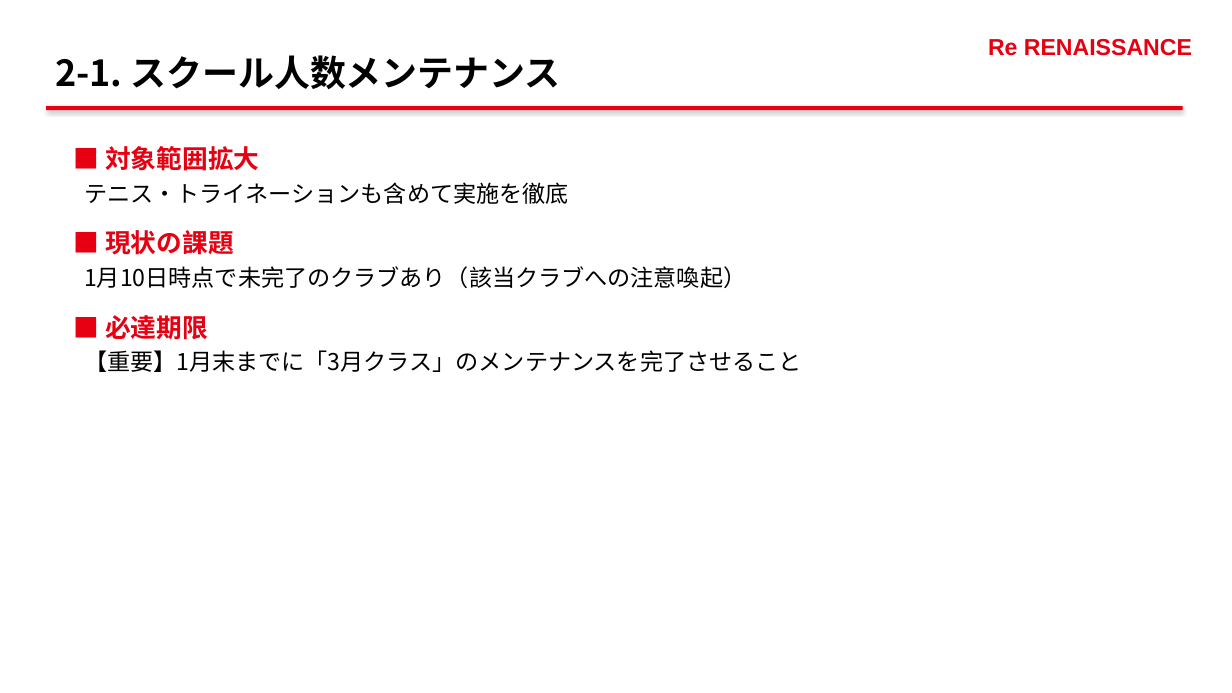
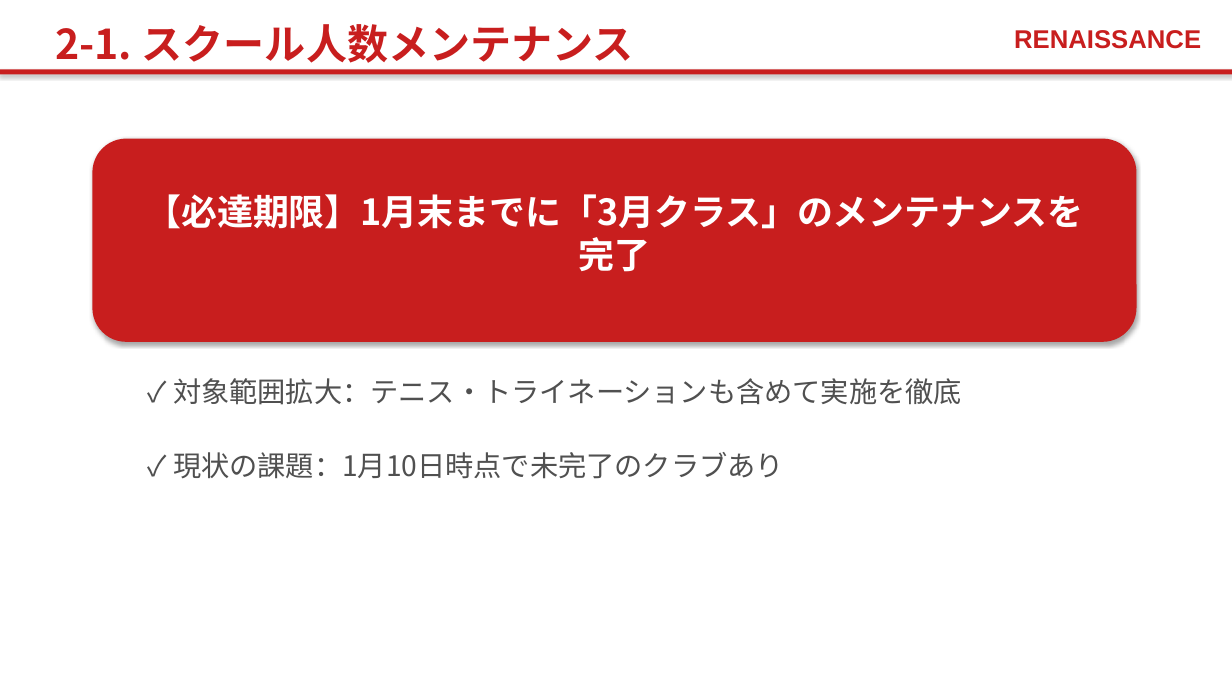
Before and after one commit to pippo2734/my-claude-skills, a slide deck: slide 12 of RURA_followup_mtg.pptx. Drawn at 1232x693 pixels with LibreOffice and Linux fonts; fonts in the diff are those of the drawing. Boxes give left, top, right and bottom in pixels: in the first picture for what was removed or moved away, otherwise in the second. Text is boxed around its words. In the diff, an @@ line names an element or a change of style, - is before the commit and + after.

```diff
--- a/RURA_followup_mtg.pptx
+++ b/RURA_followup_mtg.pptx
@@ text "2-1. スクール人数メンテナンス" moved from (x1=55, y1=55, x2=561, y2=90) to (x1=55, y1=24, x2=634, y2=70) @@
@@ text "2-1. スクール人数メンテナンス" at (x1=55, y1=24, x2=634, y2=70): size 28 to 32 pt, text colour #000000 to #C81E1E @@
@@ text at (x1=1014, y1=30, x2=1201, y2=49): text changed; size 18 to 20 pt; text colour #E60012 to #C81E1E @@
-Re RENAISSANCE
+RENAISSANCE
@@ rectangle resized from (x1=46, y1=106, x2=1183, y2=110) to (x1=0, y1=69, x2=1232, y2=75) @@
@@ rectangle at (x1=0, y1=69, x2=1232, y2=75): fill #E60012 to #C81E1E @@
@@ rounded rectangle added at (x1=92, y1=139, x2=1137, y2=342), fill #C81E1E @@
@@ text added at (x1=145, y1=194, x2=1083, y2=272), 28 pt, text #FFFFFF, bold @@
+【必達期限】1月末までに「3月クラス」のメンテナンスを完了
@@ text at (x1=173, y1=378, x2=962, y2=405): text changed; size 18 to 22 pt; text colour #000000 to #505050 @@
-■ 対象範囲拡大
-テニス・トライネーションも含めて実施を徹底
-■ 現状の課題
-1月10日時点で未完了のクラブあり（該当クラブへの注意喚起）
-■ 必達期限
-【重要】1月末までに「3月クラス」のメンテナンスを完了させること
+✓ 対象範囲拡大：テニス・トライネーションも含めて実施を徹底
@@ text added at (x1=173, y1=452, x2=784, y2=479), 22 pt, text #505050 @@
+✓ 現状の課題：1月10日時点で未完了のクラブあり
```
Also in this commit, not shown: 19 other slides changed, 1 other file.
